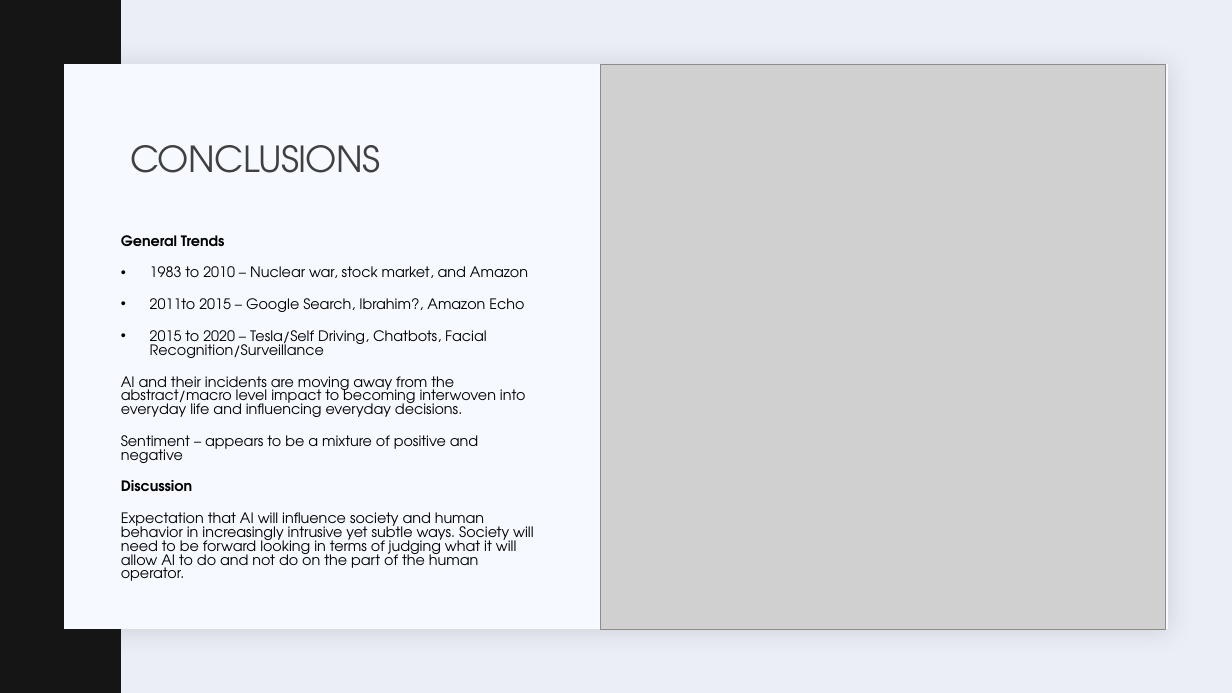
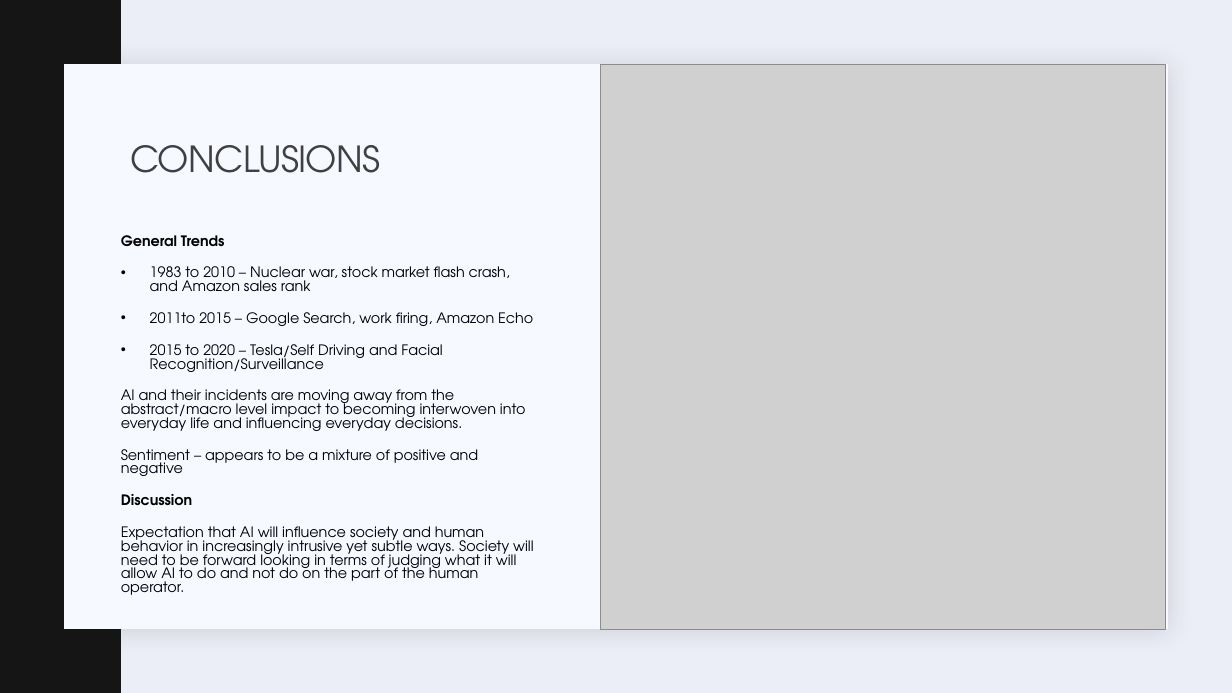
Before and after one commit to hewness/Harvard_NLP_Student, a slide deck: slide 23 of cases/B_AIID/Hew_TM_AIID_case.pptx. Drawn at 1232x693 pixels with LibreOffice and Linux fonts; fonts in the diff are those of the drawing; grey boxes stand for pictures. Boxes give left, top, right and bottom in pixels: in the first picture for what was removed or moved away, otherwise in the second. Text is boxed around its words. In the diff, an @@ line names an element or a change of style, - is before the commit and + after.

```diff
--- a/cases/B_AIID/Hew_TM_AIID_case.pptx
+++ b/cases/B_AIID/Hew_TM_AIID_case.pptx
@@ text at box(150, 266, 533, 372): text changed @@
-• 1983 to 2010 – Nuclear war, stock market, and Amazon
-• 2011to 2015 – Google Search, Ibrahim?, Amazon Echo
-• 2015 to 2020 – Tesla/Self Driving, Chatbots, Facial Recognition/Surveillance
+• 1983 to 2010 – Nuclear war, stock market flash crash, and Amazon sales rank
+• 2011to 2015 – Google Search, work firing, Amazon Echo
+• 2015 to 2020 – Tesla/Self Driving and Facial Recognition/Surveillance
```
Also in this commit, not shown: 3 other files.
